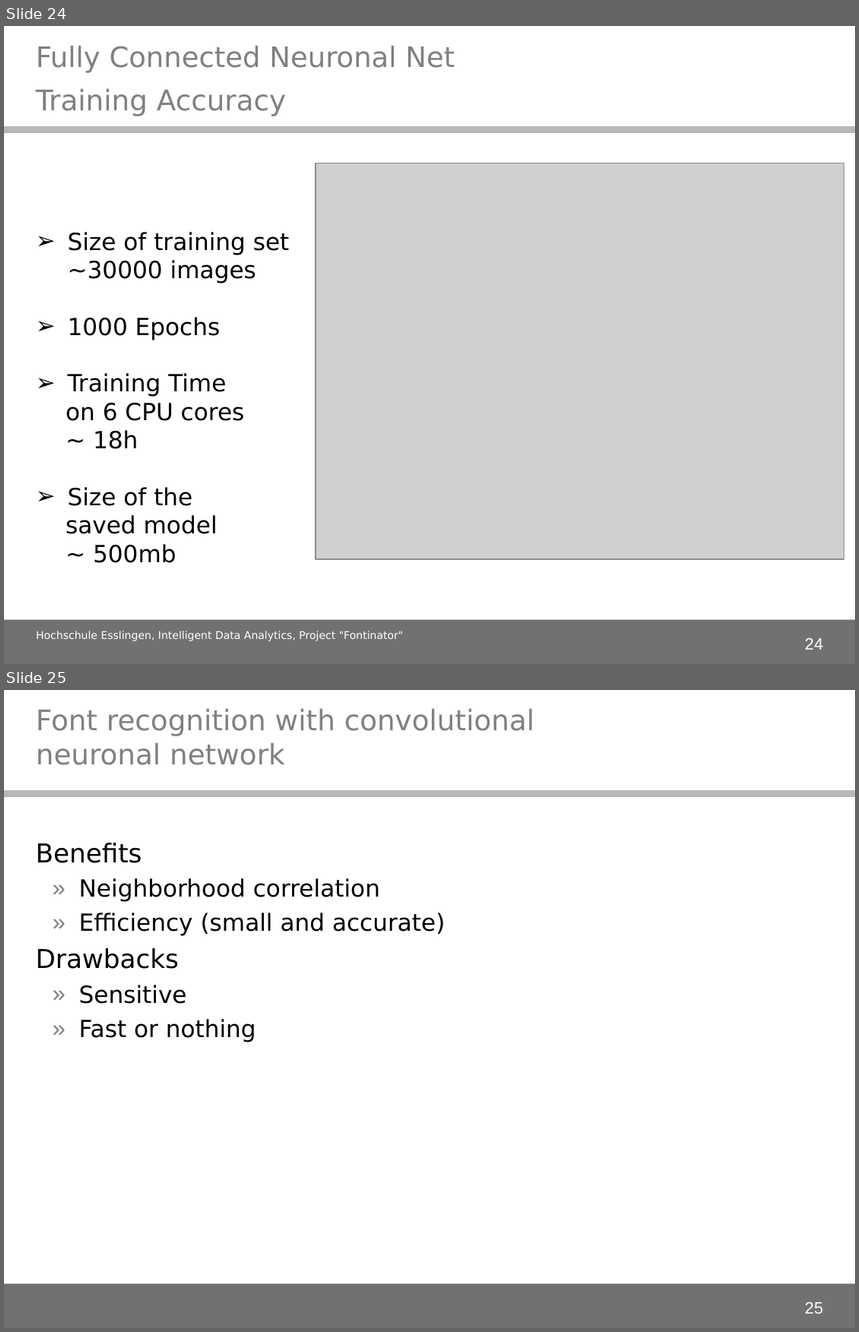
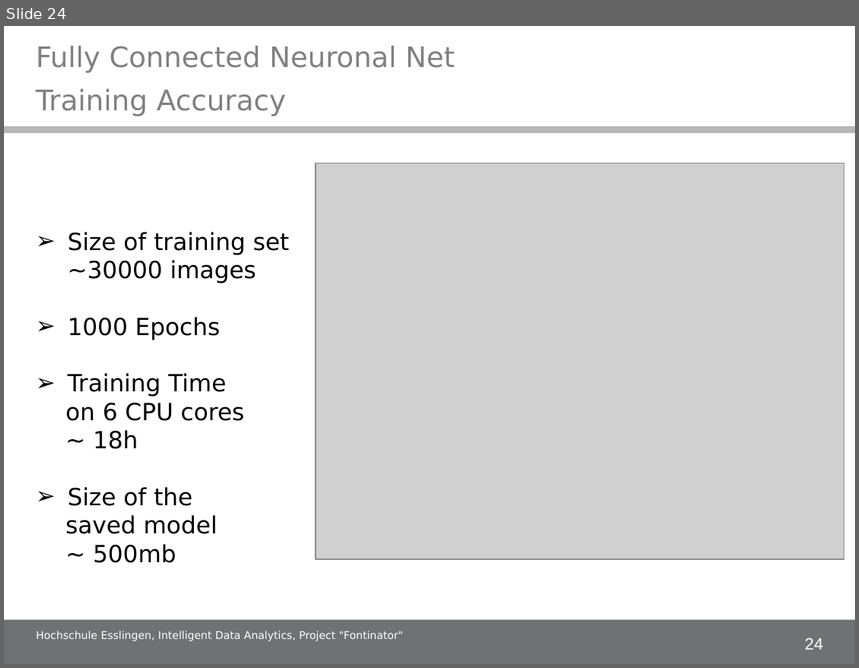
Before and after one commit to alex-ta/Fontinator, a slide deck: Documents/IDA_project_presentation.ppt. Shown one above the other, each under a label of ours: slides 24 and 25 before the commit, slide 24 after it. The pictures are 859x1332 and 859x668 pixels, drawn with LibreOffice and Linux fonts; fonts in the diff are those of the drawing; grey boxes stand for pictures; background and template pictures are left out. Boxes give left, top, right and bottom in pixels: in the first picture for what was removed or moved away, otherwise in the second. Text is boxed around its words. In the diff, an @@ line names an element or a change of style, - is before the commit and + after.

```diff
--- a/Documents/IDA_project_presentation.ppt
+++ b/Documents/IDA_project_presentation.ppt
@@ slide 25 removed at (4, 690, 855, 1328), background #FFFFFF; not listed: 3 template elements that a slide beside it also shows @@
@@ title removed at (36, 708, 534, 765) @@
-Font recognition with convolutional neuronal network
@@ text removed at (36, 843, 445, 1043) @@
-Benefits
-  » Neighborhood correlation
-  » Efficiency (small and accurate)
-Drawbacks
-  » Sensitive
-  » Fast or nothing
```
Also in this commit, not shown: 6 slides changed, 4 slides added, 7 other slides removed.
